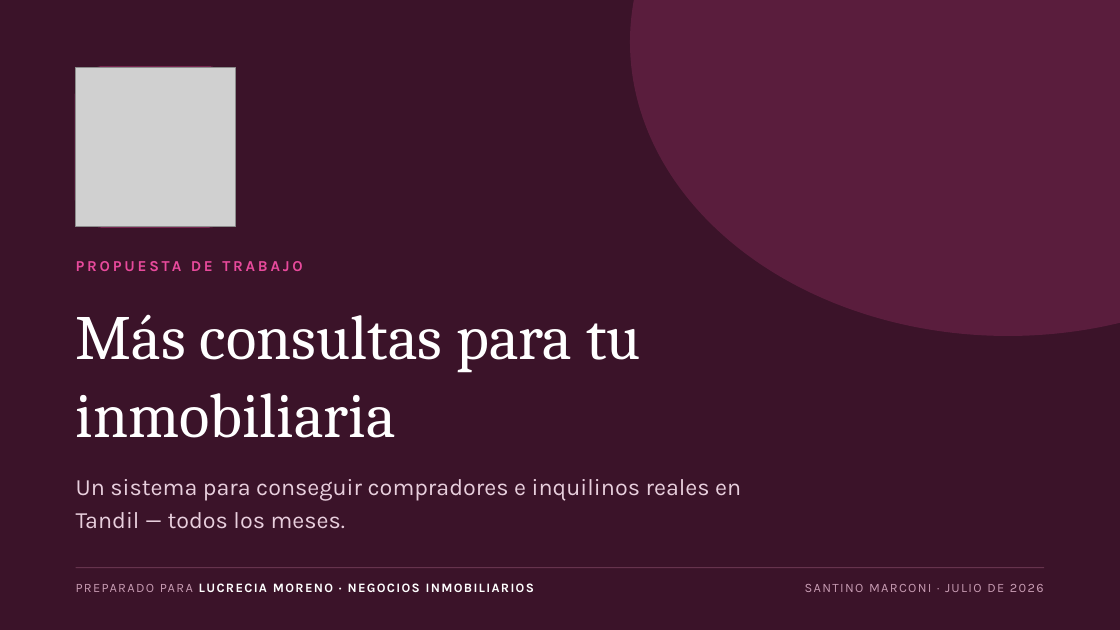
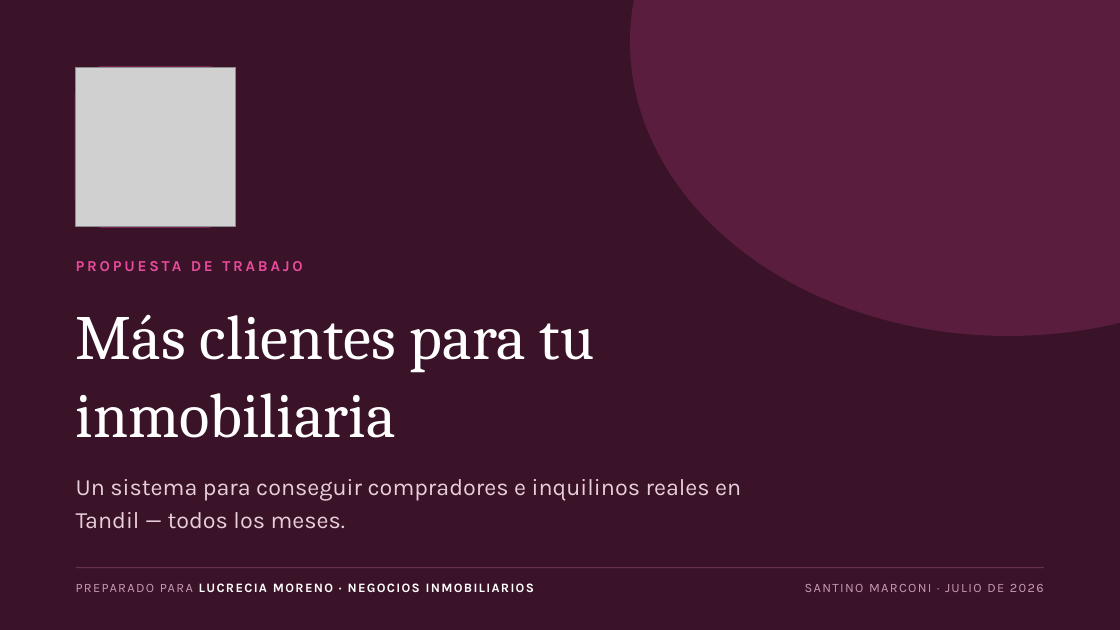
Before and after one commit to mp3santino/propuesta-lucrecia-moreno, a slide deck: slide 1 of propuesta-lucrecia-moreno.pptx. Drawn at 1120x630 pixels with LibreOffice and Linux fonts; fonts in the diff are those of the drawing; grey boxes stand for pictures. Boxes give left, top, right and bottom in pixels: in the first picture for what was removed or moved away, otherwise in the second. Text is boxed around its words. In the diff, an @@ line names an element or a change of style, - is before the commit and + after.

```diff
--- a/propuesta-lucrecia-moreno.pptx
+++ b/propuesta-lucrecia-moreno.pptx
@@ text at (x1=76, y1=314, x2=595, y2=438): text changed @@
-Más consultas para tu inmobiliaria
+Más clientes para tu inmobiliaria
```
Also in this commit, not shown: 8 other slides changed, 2 slides added, 3 slides removed, 2 other files.
